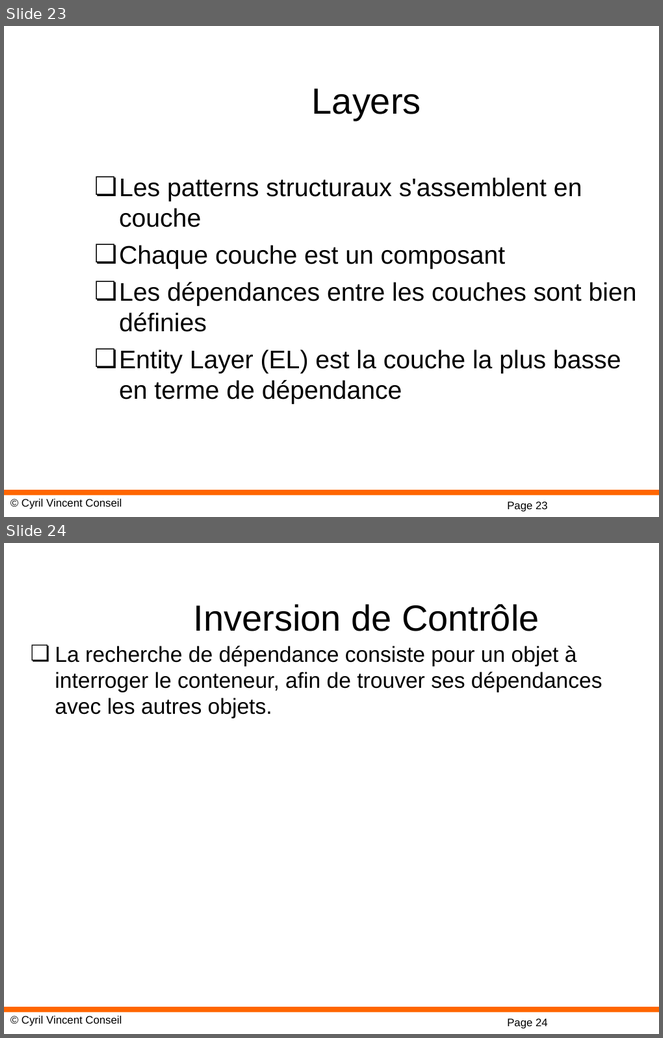
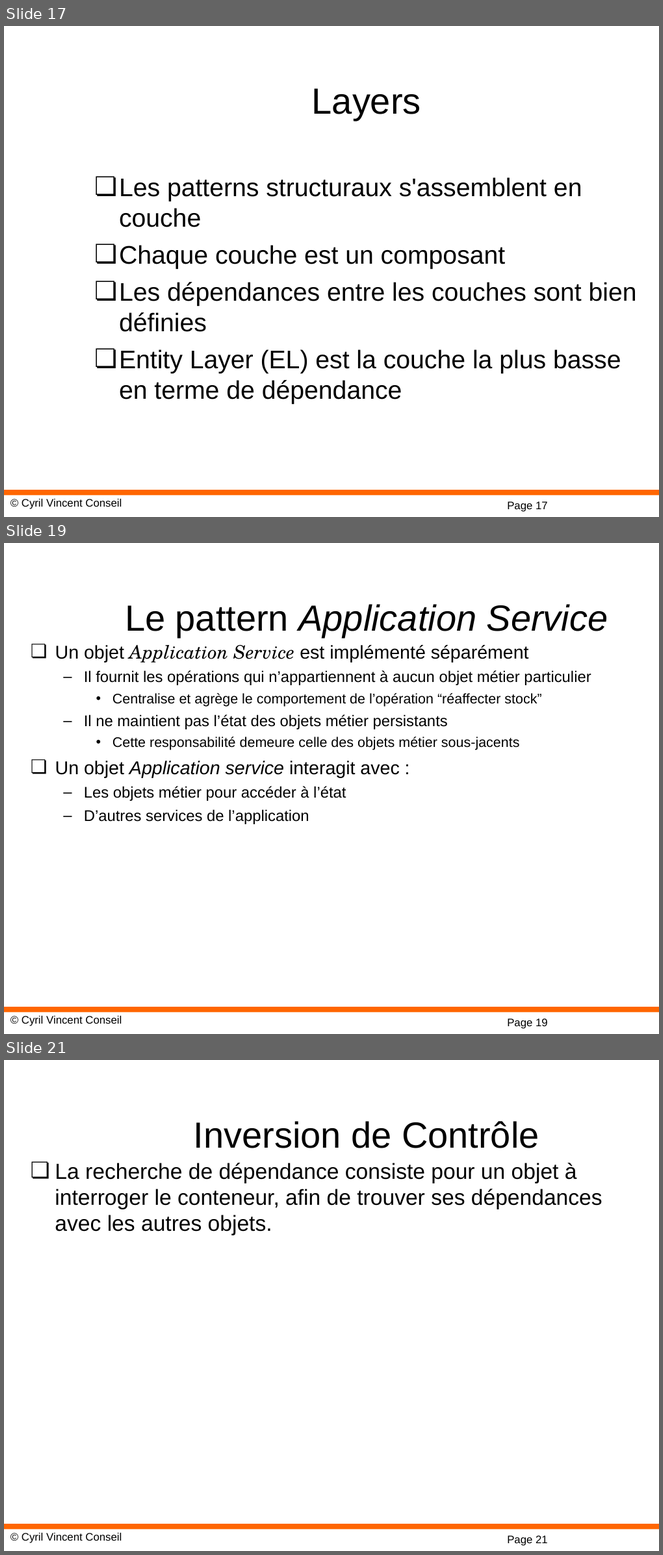
Before and after one commit to cyrilvincent/spring, a slide deck: ppt/02-DesignPattern.ppt. Shown one above the other, each under a label of ours: slides 23 and 24 before the commit, slides 17, 19 and 21 after it; the slides between them are not shown. The pictures are 663x1038 and 663x1555 pixels, drawn with LibreOffice and Linux fonts; fonts in the diff are those of the drawing; background and template pictures are left out. Boxes give left, top, right and bottom in pixels: in the first picture for what was removed or moved away, otherwise in the second. Text is boxed around its words. In the diff, an @@ line names an element or a change of style, - is before the commit and + after.

```diff
--- a/ppt/02-DesignPattern.ppt
+++ b/ppt/02-DesignPattern.ppt
@@ slide 19 added at bbox=[4, 543, 659, 1034], background #FFFFFF; not listed: 3 template elements that a slide beside it also shows @@
@@ title added at bbox=[125, 604, 608, 637], 40 pt, text #000000, italic @@
+Le pattern Application Service
@@ text added at bbox=[55, 645, 591, 824], 17 pt, text #000000 @@
+❏ Un objet Application Service est implémenté séparément
+  – Il fournit les opérations qui n’appartiennent à aucun objet métier particulier
+    • Centralise et agrège le comportement de l’opération “réaffecter stock”
+  – Il ne maintient pas l’état des objets métier persistants
+    • Cette responsabilité demeure celle des objets métier sous-jacents
+❏ Un objet Application service interagit avec :
+  – Les objets métier pour accéder à l’état
+  – D’autres services de l’application
@@ what was slide 23 is now slide 17 @@
@@ page number at bbox=[507, 502, 548, 512]: text changed @@
-Page 23
+Page 17
@@ what was slide 24 is now slide 21 @@
@@ page number at bbox=[507, 1536, 548, 1546]: text changed @@
-Page 24
+Page 21
```
Also in this commit, not shown: 2 other slides added, 7 slides removed, 28 other files.
